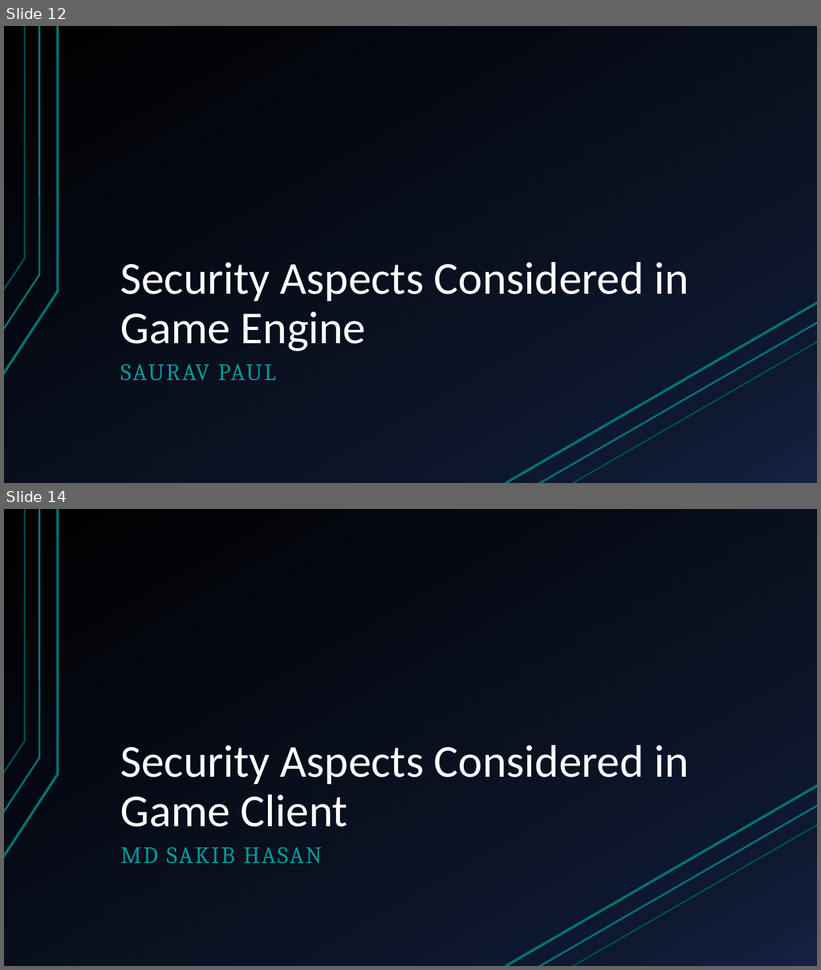
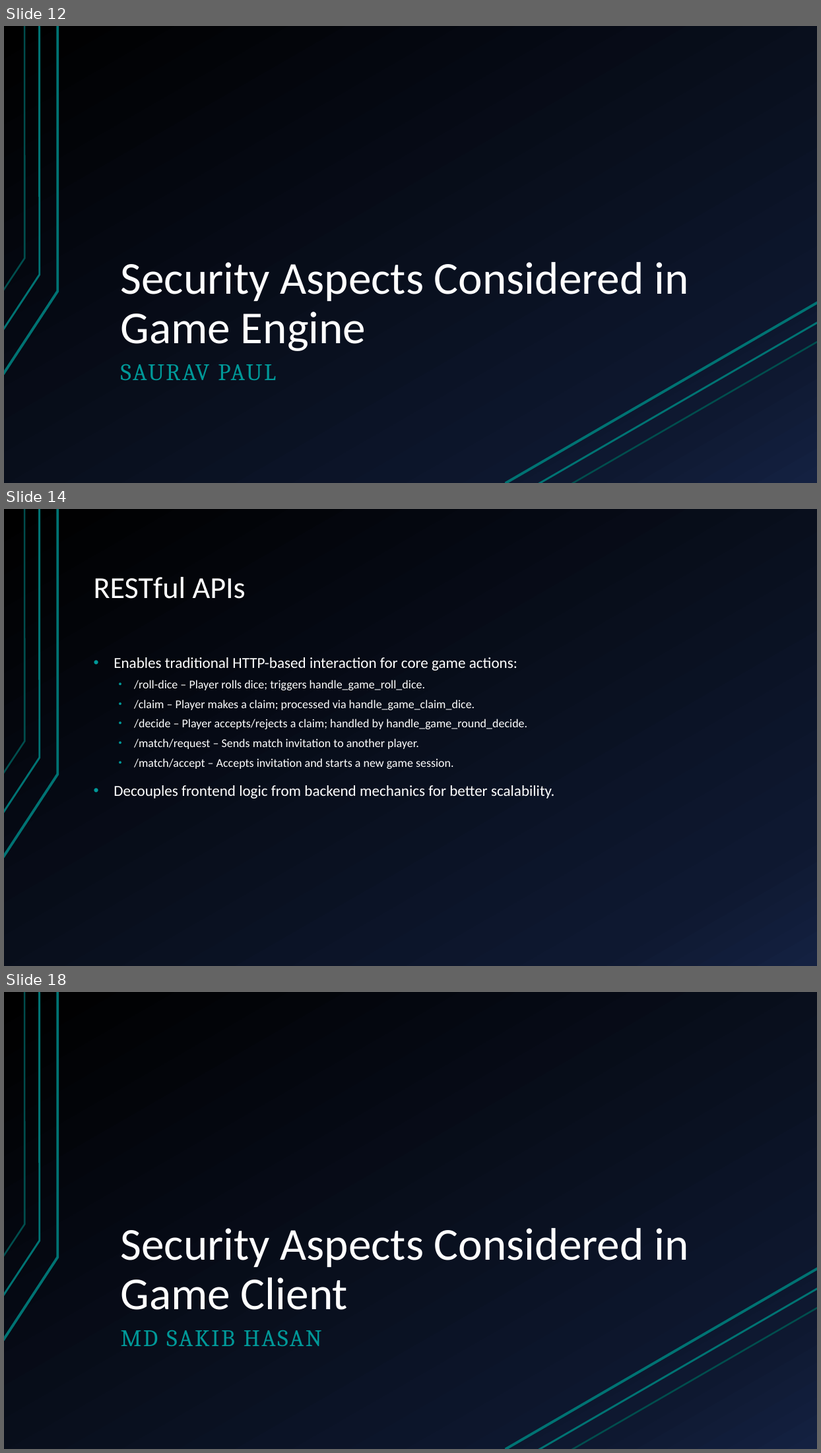
Before and after one commit to sakibh20/secure-post, a slide deck: Documentation/Bluff game.pptx. Shown one above the other, each under a label of ours: slides 12 and 14 before the commit, slides 12, 14 and 18 after it; the slides between them are not shown. The pictures are 821x970 and 821x1453 pixels, drawn with LibreOffice and Linux fonts; fonts in the diff are those of the drawing. Boxes give left, top, right and bottom in pixels: in the first picture for what was removed or moved away, otherwise in the second. Text is boxed around its words. In the diff, an @@ line names an element or a change of style, - is before the commit and + after.

```diff
--- a/Documentation/Bluff game.pptx
+++ b/Documentation/Bluff game.pptx
@@ slide 14 added at <box>4,509,817,966</box>, background gradient #000000 to #0F1931 to #142242; not listed: 3 template elements that a slide beside it also shows @@
@@ title added at <box>94,577,246,599</box>, 36 pt, text #FFFFFF @@
+RESTful APIs
@@ text added at <box>114,657,554,799</box>, 14 pt, text #FFFFFF @@
+• Enables traditional HTTP-based interaction for core game actions:
+  • /roll-dice – Player rolls dice; triggers handle_game_roll_dice.
+  • /claim – Player makes a claim; processed via handle_game_claim_dice.
+  • /decide – Player accepts/rejects a claim; handled by handle_game_round_decide.
+  • /match/request – Sends match invitation to another player.
+  • /match/accept – Accepts invitation and starts a new game session.
+• Decouples frontend logic from backend mechanics for better scalability.
@@ what was slide 14 is now slide 18 @@
```
Also in this commit, not shown: 5 other slides added, 2 slides removed, 5 other files.
